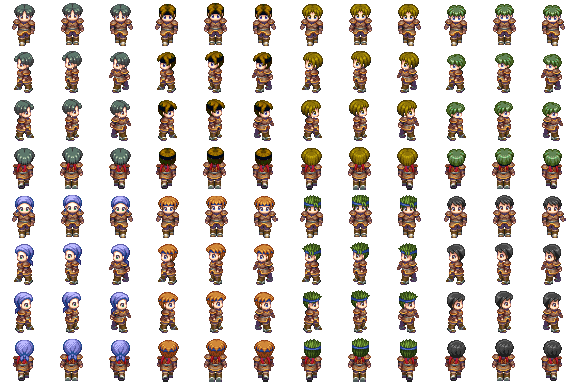
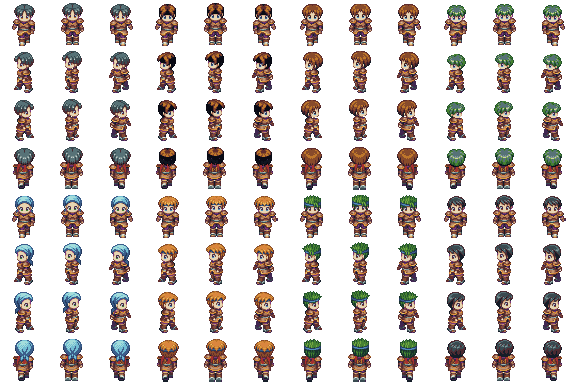
Comparing the layer stacks of the two 576 x 384 images. Changes:
renamed "Alternate Clothes - 0811" to "Layer 0", painted on it over 12, 3, 566, 382
removed layer "Alternate Clothes - 0814" over 300, 195, 421, 382
removed layer "Alternate Clothes - 0804" over 156, 196, 278, 382
removed layer "Alternate Clothes - 0801" over 12, 195, 133, 381
removed layer "Alternate Clothes - 0799" over 444, 4, 565, 189
removed layer "Alternate Clothes - 0775" over 300, 4, 421, 190
removed layer "Alternate Clothes - 0796" over 155, 3, 276, 189
removed layer "Alternate Clothes - 0805" over 12, 3, 133, 189